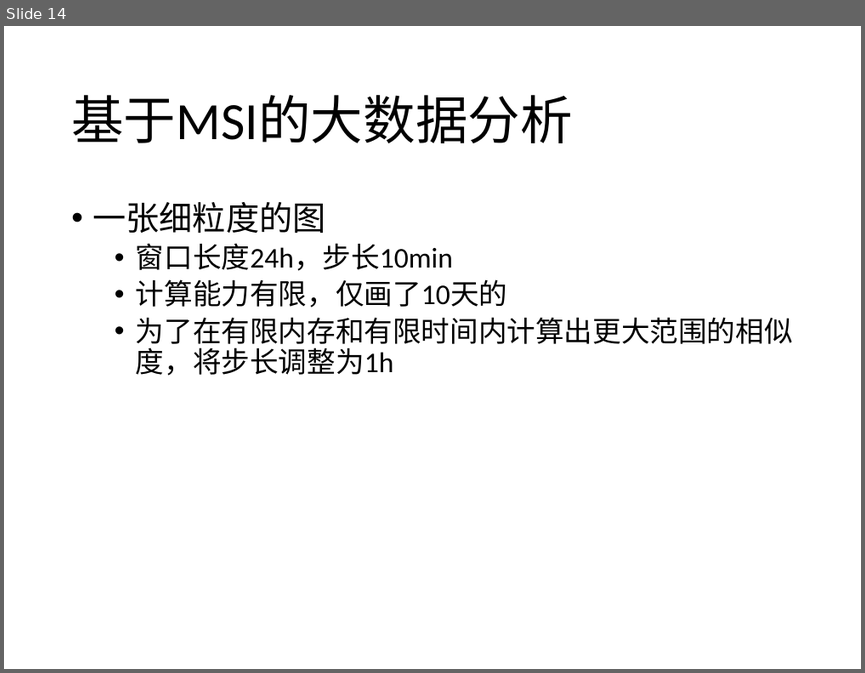
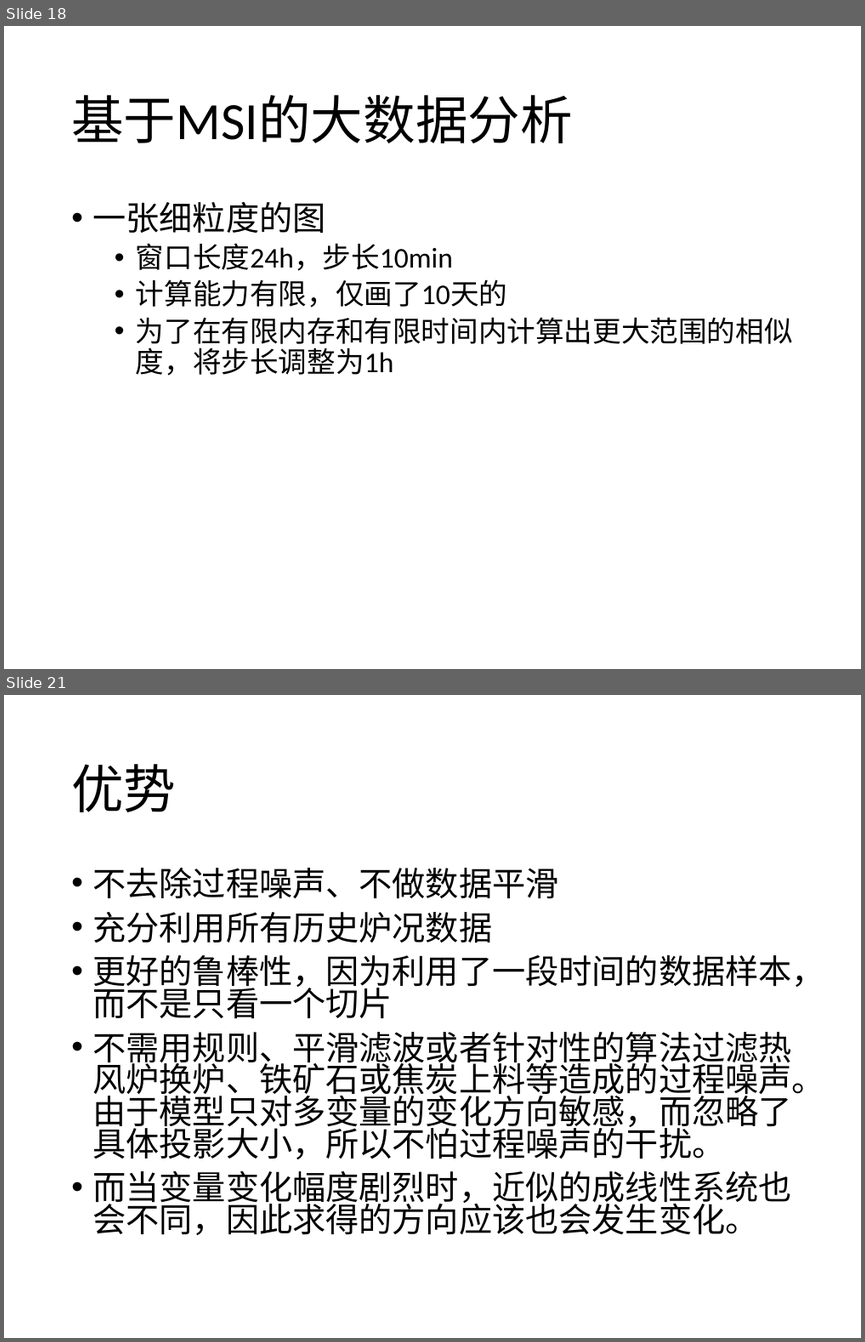
Before and after one commit to prm10/paper, a slide deck: presentation/msi.pptx. Shown one above the other, each under a label of ours: slide 14 before the commit, slides 18 and 21 after it; the slides between them are not shown. The pictures are 865x673 and 865x1342 pixels, drawn with LibreOffice and Linux fonts; fonts in the diff are those of the drawing. Boxes give left, top, right and bottom in pixels: in the first picture for what was removed or moved away, otherwise in the second. Text is boxed around its words. In the diff, an @@ line names an element or a change of style, - is before the commit and + after.

```diff
--- a/presentation/msi.pptx
+++ b/presentation/msi.pptx
@@ slide 21 added at [4,695,861,1338], background #FFFFFF @@
@@ title added at [71,764,176,812], 44 pt, text #000000 @@
+优势
@@ text added at [93,868,825,1235], 28 pt, text #000000 @@
+• 不去除过程噪声、不做数据平滑
+• 充分利用所有历史炉况数据
+• 更好的鲁棒性，因为利用了一段时间的数据样本，而不是只看一个切片
+• 不需用规则、平滑滤波或者针对性的算法过滤热风炉换炉、铁矿石或焦炭上料等造成的过程噪声。由于模型只对多变量的变化方向敏感，而忽略了具体投影大小，所以不怕过程噪声的干扰。
+• 而当变量变化幅度剧烈时，近似的成线性系统也会不同，因此求得的方向应该也会发生变化。
@@ what was slide 14 is now slide 18 @@
```
Also in this commit, not shown: 11 slides changed, 5 other slides added, 3 slides removed, 2 other files.
